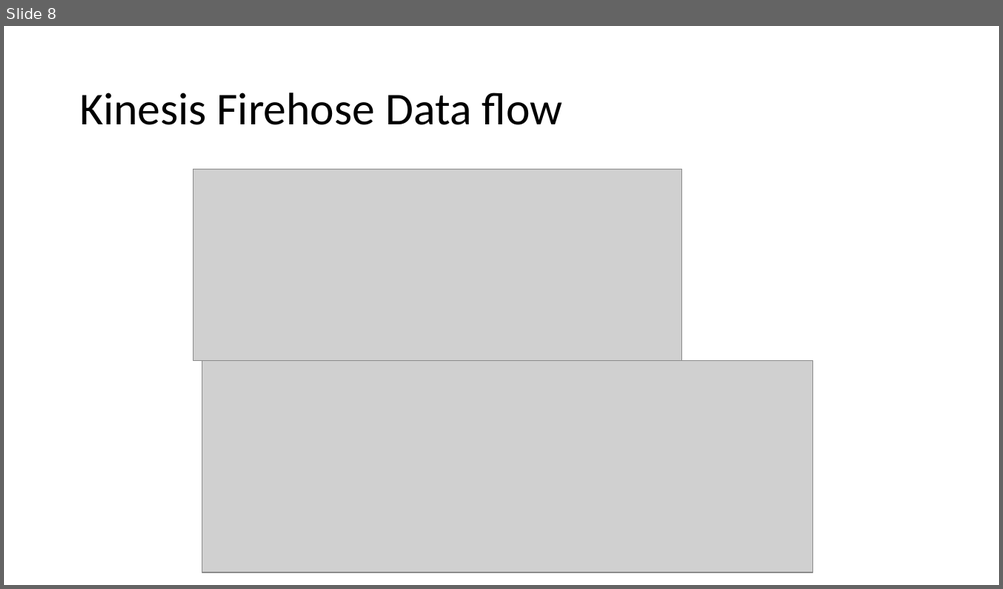
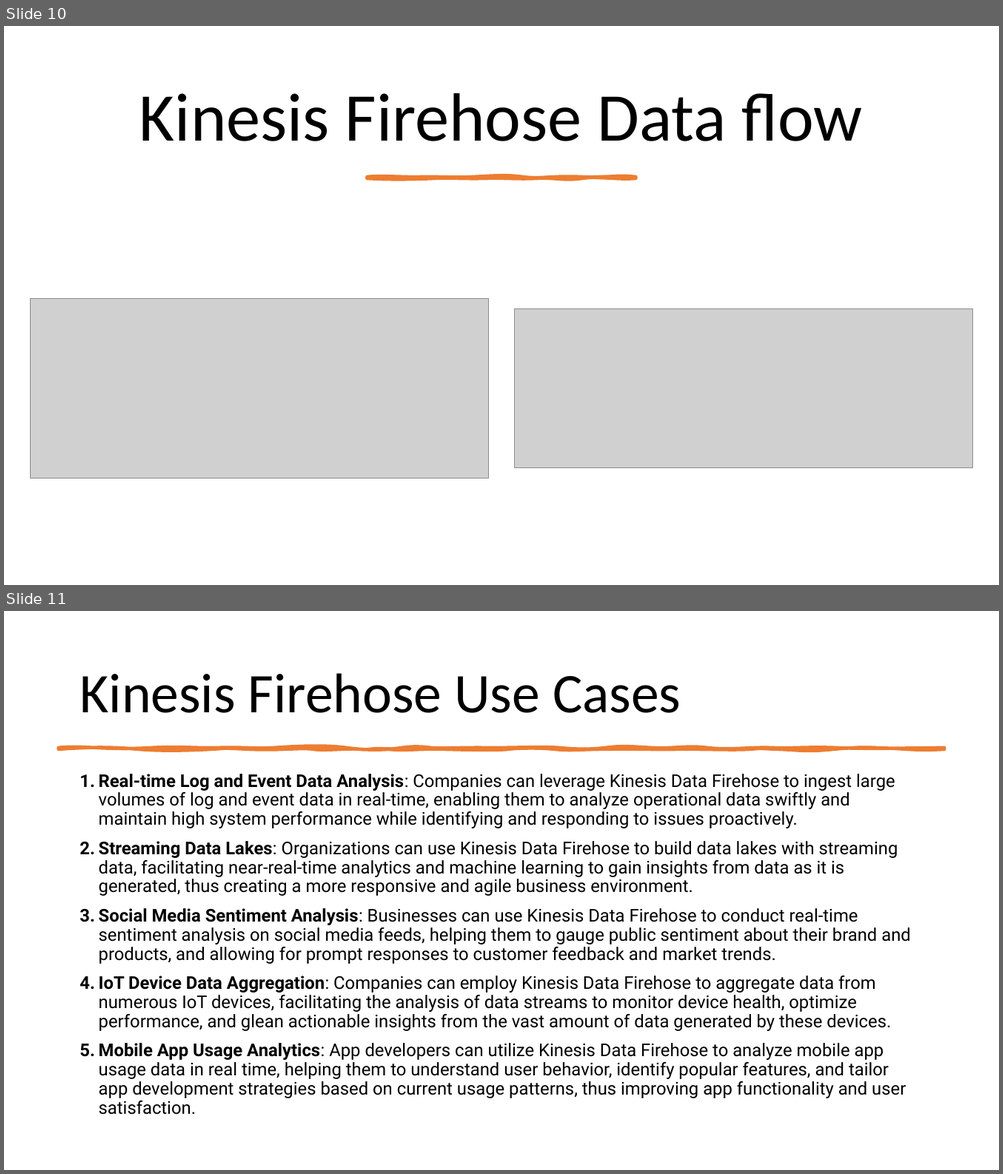
Before and after one commit to IlyaChakun/aws-iba-courses, a slide deck: lecture-materials/Analytics/Kinesis/Kinesis.pptx. Shown one above the other, each under a label of ours: slide 8 before the commit, slides 10 and 11 after it. The pictures are 1003x589 and 1003x1174 pixels, drawn with LibreOffice and Linux fonts; fonts in the diff are those of the drawing; grey boxes stand for pictures. Boxes give left, top, right and bottom in pixels: in the first picture for what was removed or moved away, otherwise in the second. Text is boxed around its words. In the diff, an @@ line names an element or a change of style, - is before the commit and + after.

```diff
--- a/lecture-materials/Analytics/Kinesis/Kinesis.pptx
+++ b/lecture-materials/Analytics/Kinesis/Kinesis.pptx
@@ slide 11 added at <box>4,611,999,1170</box>, background #FFFFFF @@
@@ title added at <box>79,673,680,713</box>, 54 pt, text #000000 @@
+Kinesis Firehose Use Cases
@@ freeform shape added at <box>59,748,944,749</box>, fill #ED7D31, outline #ED7D31 3.25 pt @@
@@ text added at <box>99,774,910,1115</box>, 17 pt, text #000000 @@
+1. Real-time Log and Event Data Analysis: Companies can leverage Kinesis Data Firehose to ingest large volumes of log and event data in real-time, enabling them to analyze operational data swiftly and maintain high system performance while identifying and responding to issues proactively.
+2. Streaming Data Lakes: Organizations can use Kinesis Data Firehose to build data lakes with streaming data, facilitating near-real-time analytics and machine learning to gain insights from data as it is generated, thus creating a more responsive and agile business environment.
+3. Social Media Sentiment Analysis: Businesses can use Kinesis Data Firehose to conduct real-time sentiment analysis on social media feeds, helping them to gauge public sentiment about their brand and products, and allowing for prompt responses to customer feedback and market trends.
+4. IoT Device Data Aggregation: Companies can employ Kinesis Data Firehose to aggregate data from numerous IoT devices, facilitating the analysis of data streams to monitor device health, optimize performance, and glean actionable insights from the vast amount of data generated by these devices.
+5. Mobile App Usage Analytics: App developers can utilize Kinesis Data Firehose to analyze mobile app usage data in real time, helping them to understand user behavior, identify popular features, and tailor app development strategies based on current usage patterns, thus improving app functionality and user satisfaction.
@@ what was slide 8 is now slide 10 @@
@@ slide 10 changed as well @@
@@ title "Kinesis Firehose Data flow": place and size @@
-title "Kinesis Firehose Data flow" at <box>79,93,563,125</box>
+title "Kinesis Firehose Data flow" at <box>139,93,862,141</box>
@@ title "Kinesis Firehose Data flow" at <box>139,93,862,141</box>: size 44 to 66 pt; alignment left to centre @@
@@ freeform shape added at <box>367,177,636,178</box>, fill #ED7D31, outline #ED7D31 3.25 pt @@
@@ picture: place and size @@
-picture at <box>193,170,681,361</box>
+picture at <box>30,299,488,479</box>
@@ picture: place and size @@
-picture at <box>202,361,813,573</box>
+picture at <box>515,309,973,468</box>
```
Also in this commit, not shown: 12 other slides changed, 5 other slides added, 2 slides removed.
